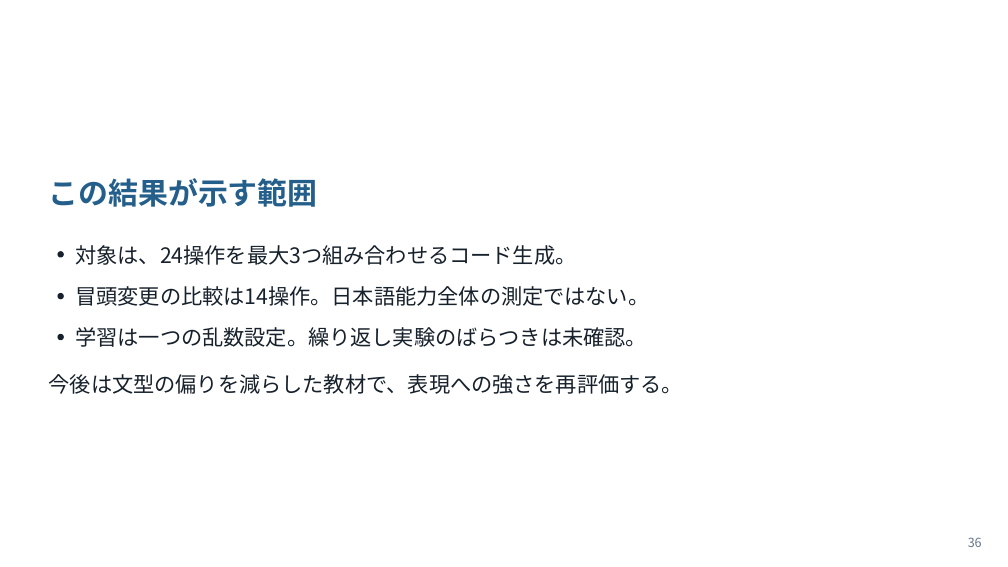
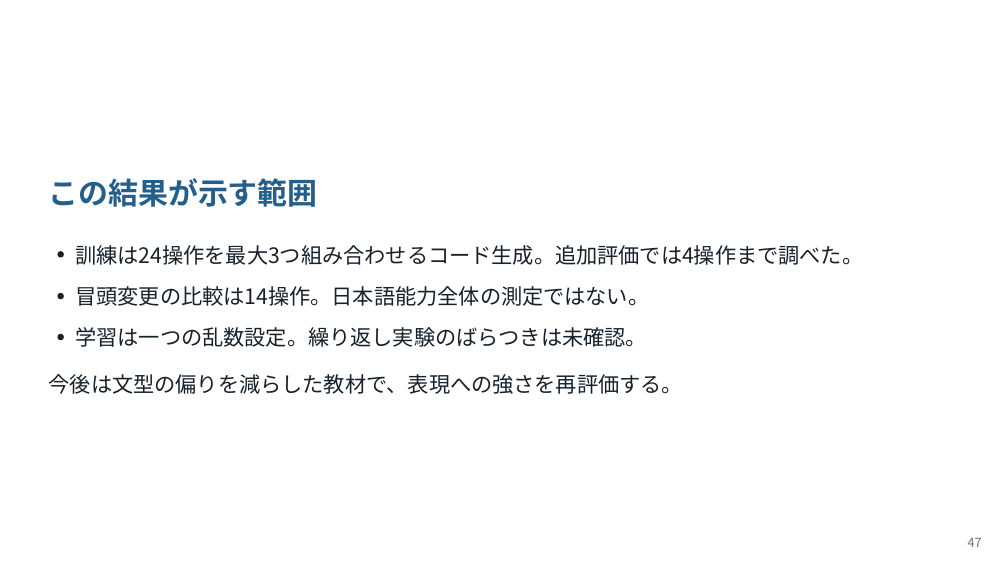
Before and after one commit to yuuono/bokunano, a slide deck: slide 47 of docs/report/boku_nano_presentation.pptx (slide 36 before the commit). Drawn at 1008x567 pixels with LibreOffice and Linux fonts; fonts in the diff are those of the drawing. Boxes give left, top, right and bottom in pixels: in the first picture for what was removed or moved away, otherwise in the second. Text is boxed around its words. In the diff, an @@ line names an element or a change of style, - is before the commit and + after.

```diff
--- a/docs/report/boku_nano_presentation.pptx
+++ b/docs/report/boku_nano_presentation.pptx
@@ text removed at <box>75,245,576,265</box> @@
-対象は、24操作を最大3つ組み合わせるコード生成。
@@ text added at <box>75,245,863,265</box>, 20.2 pt, text #17212B @@
+訓練は24操作を最大3つ組み合わせるコード生成。追加評価では4操作まで調べた。
@@ text at <box>968,538,982,547</box>: text changed @@
-36
+47
```
Also in this commit, not shown: 23 other slides changed, 11 slides added, 8 other files.
